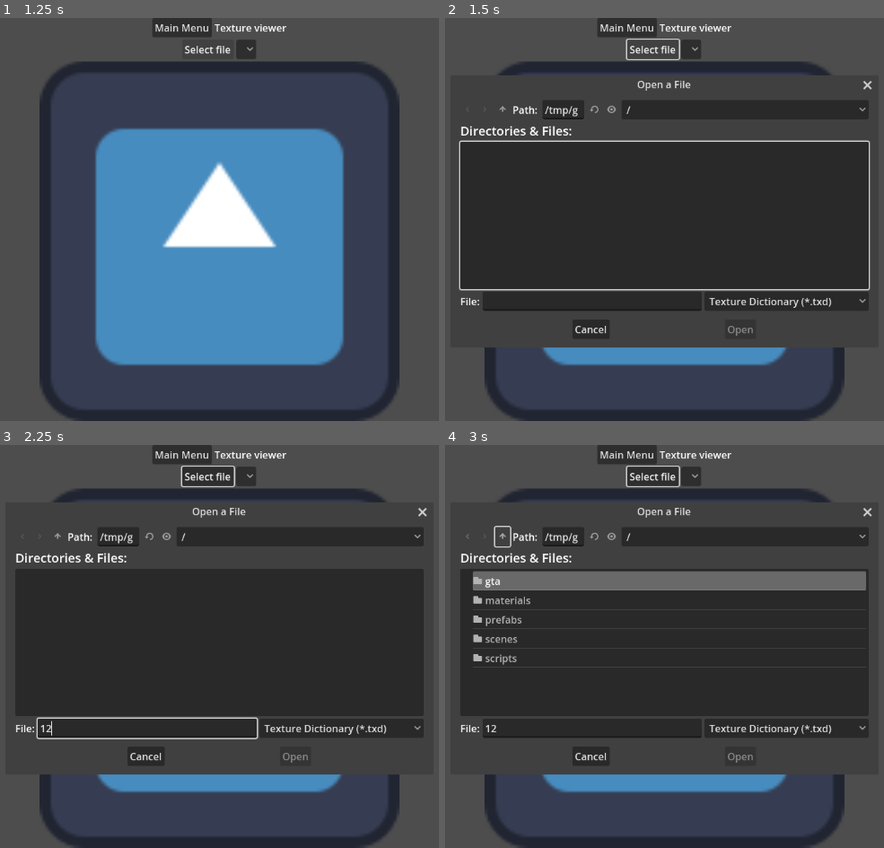
Above: before the commit, frames 1-4 (two rows, left to right).
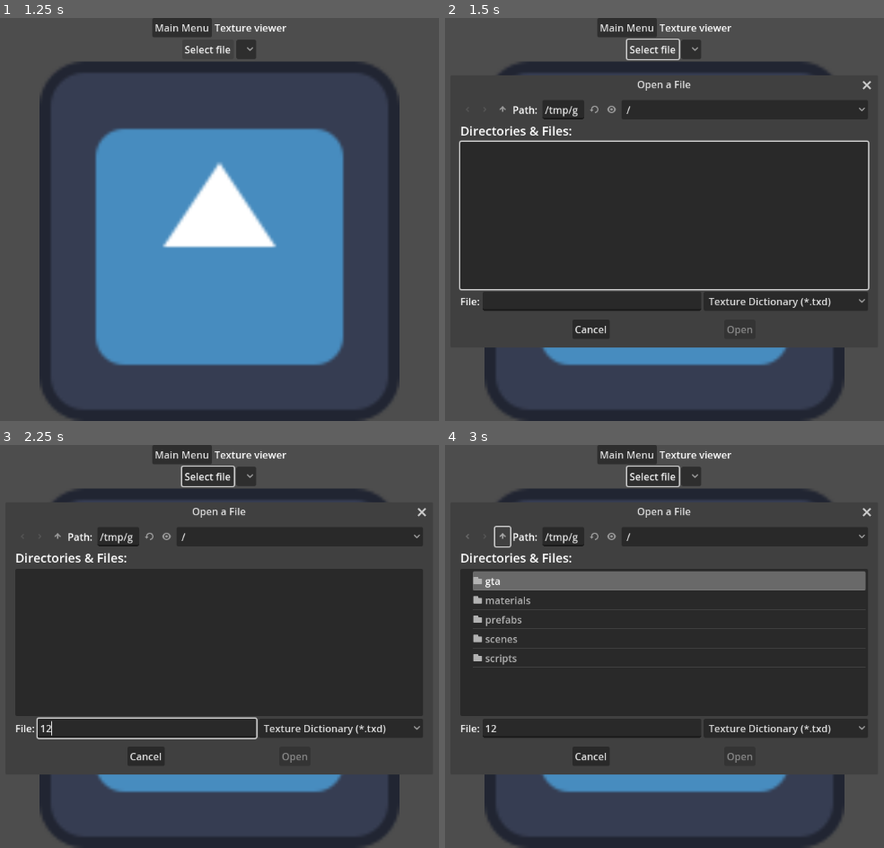
Above: after the commit, the same moments.

Repository: FOSS-Supremacy/OpenLiberty
Game: Godot game, scene res://startup.tscn
The game is run twice, just before and just after one commit, with the same random seed, the same clock (stepped at 60 frames per second) and the same inputs. The engine's default icon, where the game draws it, is replaced by a stand-in: a white triangle on a blue panel in a dark square.
Inputs (mouse positions are in pixels of both pictures, inside the frame that each line leads up to):
- Up to frame 1 (1.25 s): click "Texture viewer" at 0.5 s
- Up to frame 2 (1.5 s): click "Select file" at 1.25 s
- Up to frame 3 (2.25 s): click (149, 727) at 2.02 s; type "12" at 2.1 s
- Up to frame 4 (3 s): click (502, 537) at 2.75 s

Frame 1 is identical in both runs. In frame 2, 0.5% of the frame differs, in the area x 60-98%, y 15-79%; in frame 3, 0.3%; in frame 4, 0.3%.
Error in both runs: Assertion failed: 7 (res://scripts/map_builder.gd:15)

Commit message:
Remove accidentally committed project setting

Diff:
--- a/project.godot
+++ b/project.godot
@@ -150,5 +150,4 @@
 
 [rendering]
 
-limits/cluster_builder/max_clustered_elements=2048.0
 anti_aliasing/quality/msaa_3d=1
